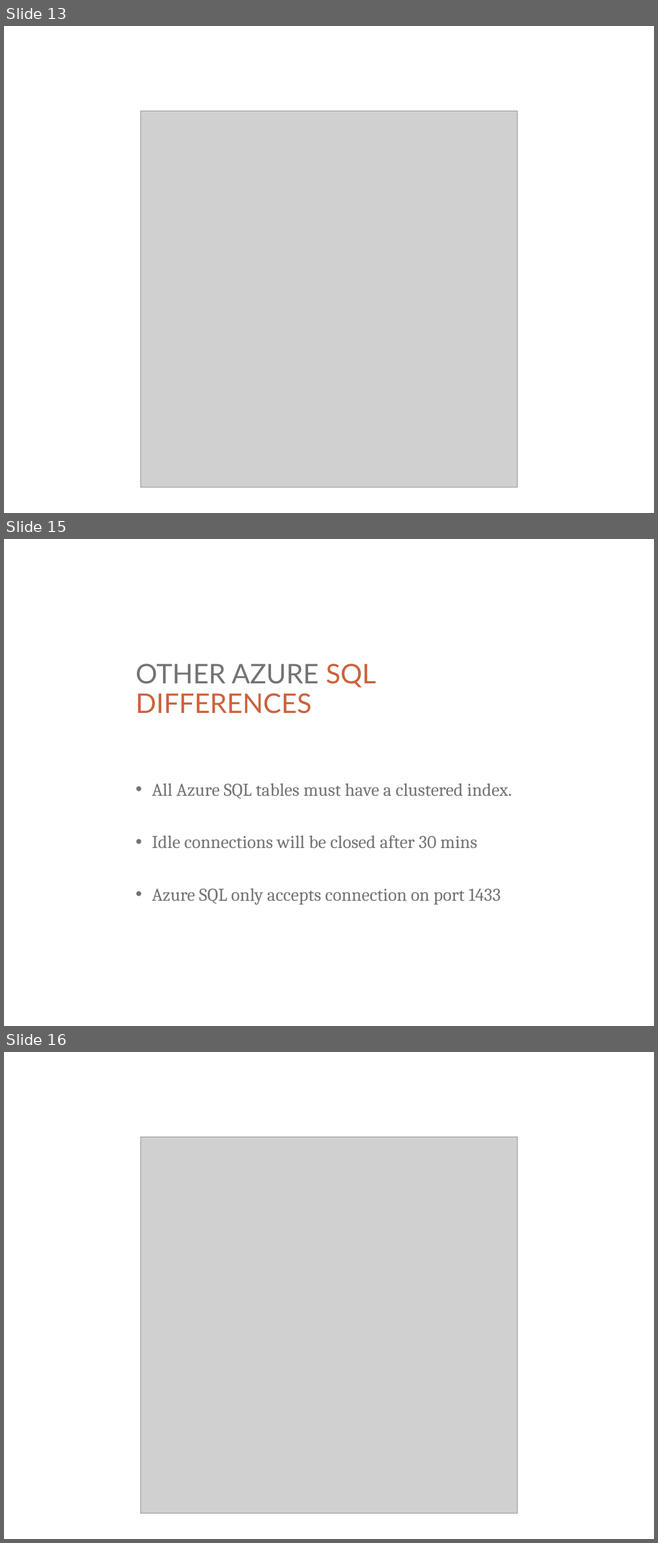
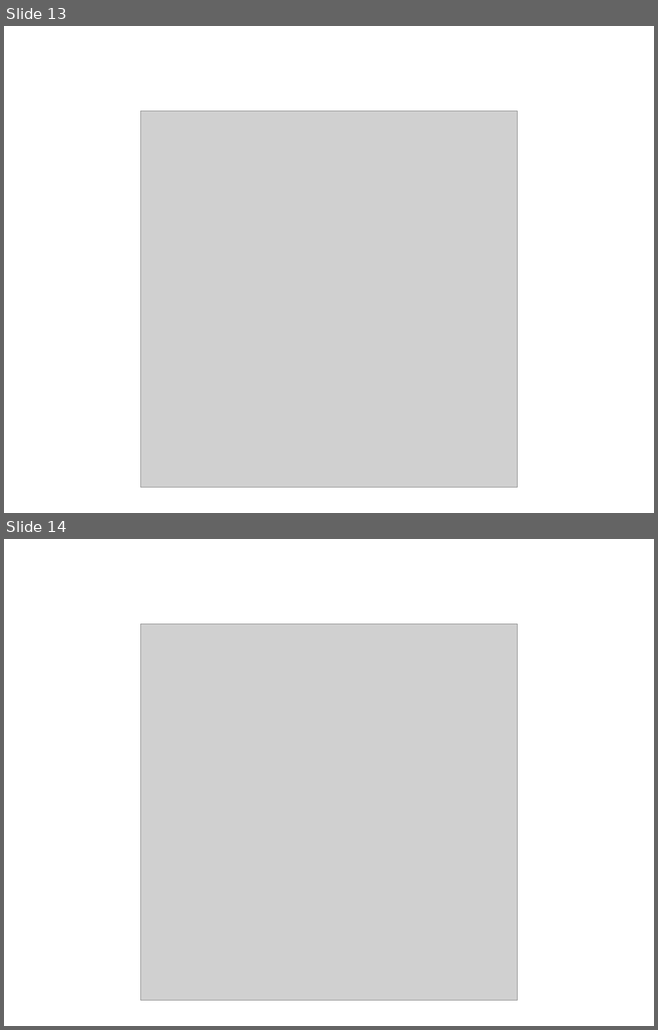
Before and after one commit to ritasker/Presentations-Archive, a slide deck: Current/Azure The Good Parts Web Apps/AzureTheGoodParts-WebApps.pptx. Shown one above the other, each under a label of ours: slides 13, 15 and 16 before the commit, slides 13 and 14 after it; the slides between them are not shown. The pictures are 658x1543 and 658x1030 pixels, drawn with LibreOffice and Linux fonts; fonts in the diff are those of the drawing; grey boxes stand for pictures; background and template pictures are left out. Boxes give left, top, right and bottom in pixels: in the first picture for what was removed or moved away, otherwise in the second. Text is boxed around its words. In the diff, an @@ line names an element or a change of style, - is before the commit and + after.

Commit message:
Archived old presentations. Started resturcturing Azure the Good Parts.

```diff
--- a/Current/Azure The Good Parts Web Apps/AzureTheGoodParts-WebApps.pptx
+++ b/Current/Azure The Good Parts Web Apps/AzureTheGoodParts-WebApps.pptx
@@ slide 15 removed at box(4, 539, 654, 1026), background picture (left out) @@
@@ text removed at box(136, 664, 511, 904) @@
-OTHER AZURE SQL DIFFERENCES
-• All Azure SQL tables must have a clustered index.
-• Idle connections will be closed after 30 mins
-• Azure SQL only accepts connection on port 1433
@@ what was slide 16 is now slide 14 @@
```
Also in this commit, not shown: 1 slide changed, 1 slide added, 9 other slides removed, 58 other files.
